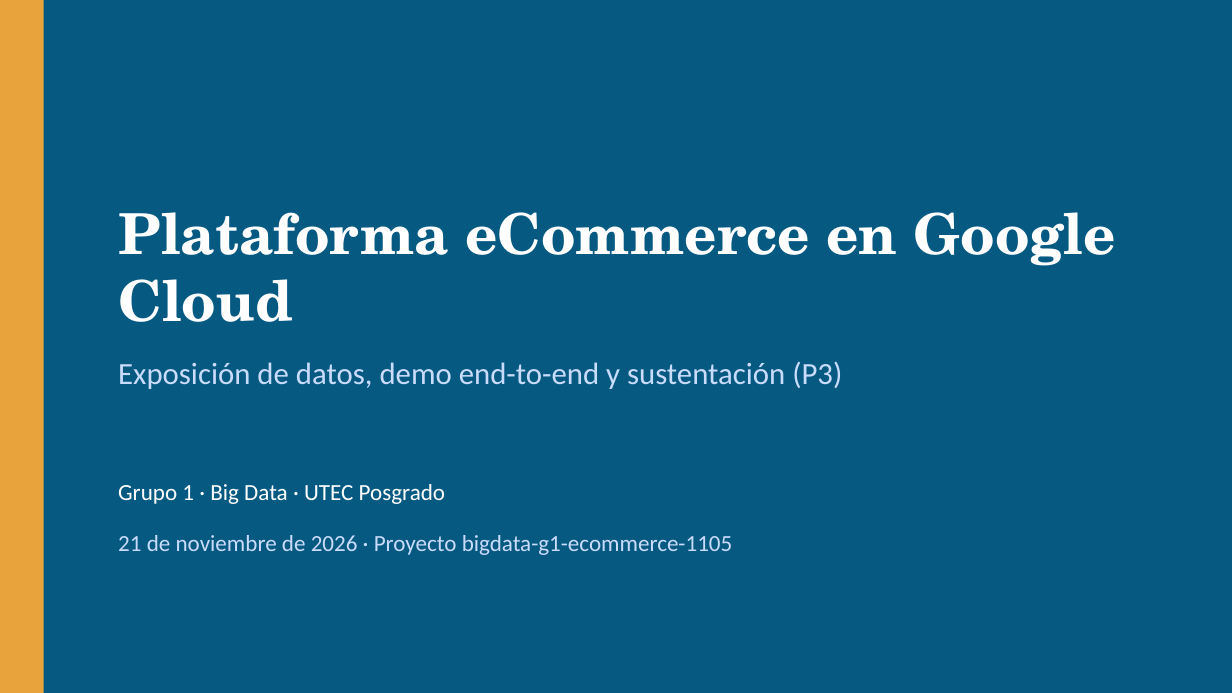
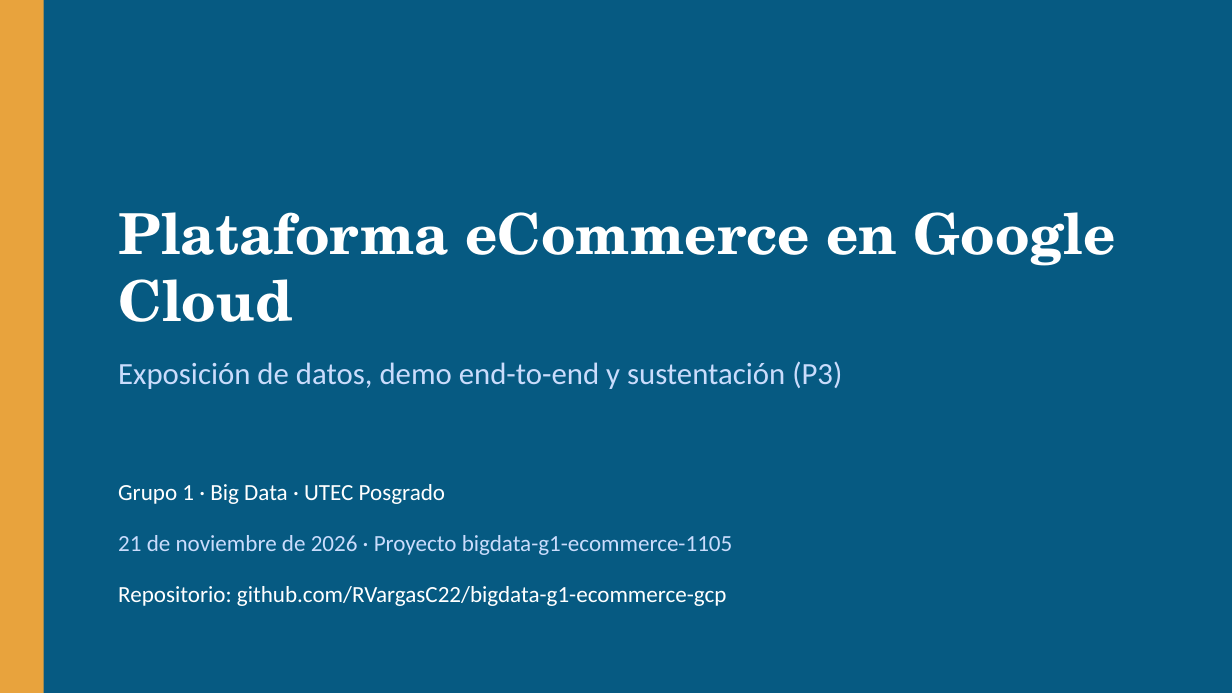
Before and after one commit to RVargasC22/bigdata-g1-ecommerce-gcp, a slide deck: slide 1 of docs/p3/Sustentacion_P3.pptx. Drawn at 1232x693 pixels with LibreOffice and Linux fonts; fonts in the diff are those of the drawing. Boxes give left, top, right and bottom in pixels: in the first picture for what was removed or moved away, otherwise in the second. Text is boxed around its words. In the diff, an @@ line names an element or a change of style, - is before the commit and + after.

Commit message:
docs(p3): URL del repositorio en la portada

```diff
--- a/docs/p3/Sustentacion_P3.pptx
+++ b/docs/p3/Sustentacion_P3.pptx
@@ text added at [118, 586, 727, 606], 18 pt, text #FFFFFF @@
+Repositorio: github.com/RVargasC22/bigdata-g1-ecommerce-gcp
```
Also in this commit, not shown: 1 other file.
